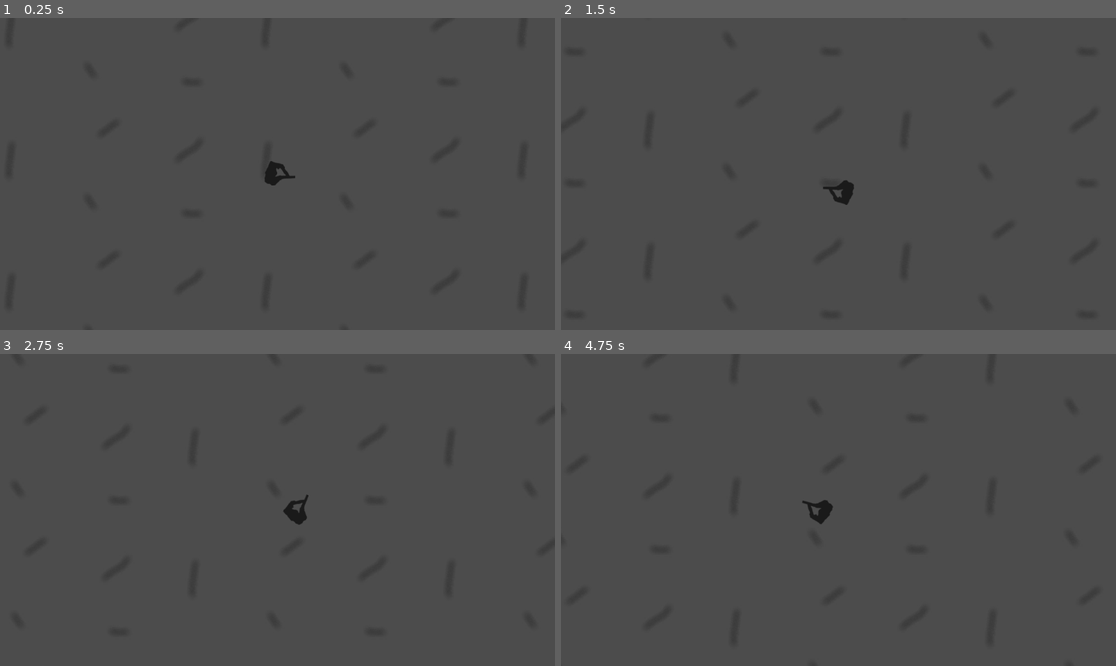
Above: before the commit, frames 1-4 (two rows, left to right).
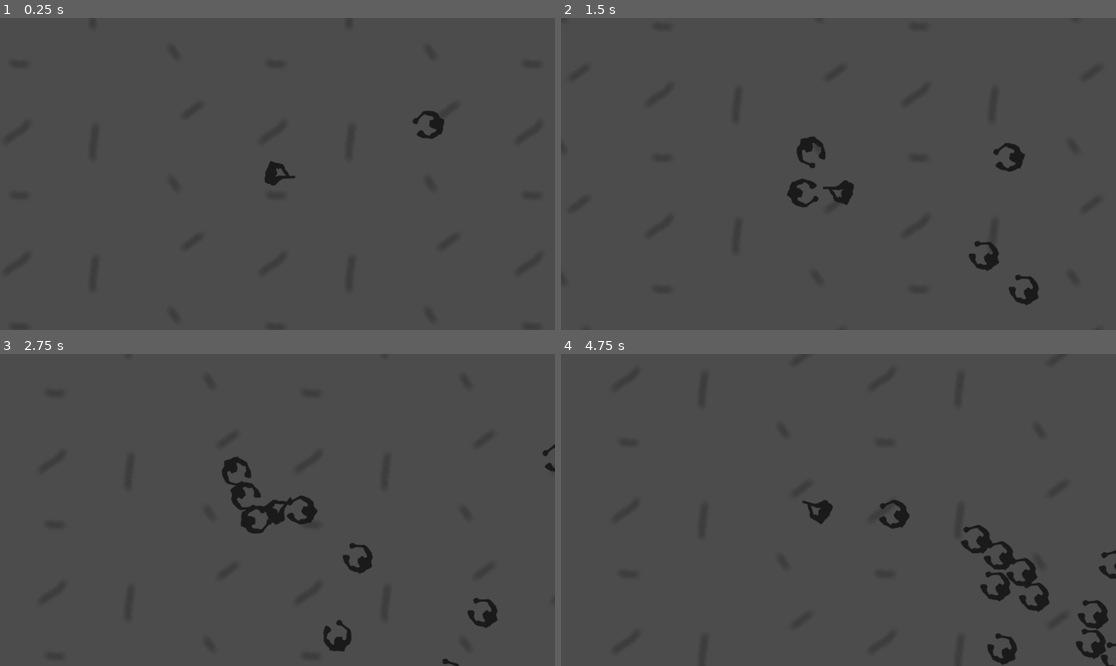
Above: after the commit, the same moments.

Repository: Clearviss/Welna2d
Game: Godot game, scene res://poziom.tscn
The game is run twice, just before and just after one commit, with the same random seed, the same clock (stepped at 60 frames per second) and the same inputs.
Inputs (mouse positions are in pixels of both pictures, inside the frame that each line leads up to):
- Up to frame 1 (0.25 s): no input
- Up to frame 2 (1.5 s): move the mouse to (960, 158) at 0.52 s; press the mouse at (960, 158) at 0.53 s; hold D (move_right) 0.53-1.28 s; move the mouse to (727, 189) at 1.27 s; release the mouse at (727, 189) at 1.28 s; hold Down (move_down) from 1.28 s (still down); click (727, 189) at 1.35 s
- Up to frame 3 (2.75 s): move the mouse to (333, 441) at 2.02 s; release Down (move_down) at 2.03 s; press the mouse at (333, 441) at 2.03 s; hold D (move_right) from 2.03 s (still down)
- Up to frame 4 (4.75 s): move the mouse to (810, 572) at 2.77 s; release D (move_right) at 2.78 s; release the mouse at (810, 572) at 2.78 s; hold Up (move_up) 2.78-3.53 s; click (810, 572) at 2.85 s; move the mouse to (1005, 556) at 3.52 s; press the mouse at (1005, 556) at 3.53 s; hold A (move_left) from 3.53 s (still down); move the mouse to (672, 463) at 4.27 s; release the mouse at (672, 463) at 4.28 s; click (672, 463) at 4.35 s

The runs differ from the first frame. In frame 1, 0.2% of the frame differs, in the area x 74-81%, y 29-39%; in frame 2, 1.2%; in frame 3, 1.9%; in frame 4, 2.2%, in the area x 57-100%, y 46-100%.

Commit message:
enemy & border

Diff:
--- /dev/null
+++ b/Enemies.gd
@@ -0,0 +1,18 @@
+extends Node2D
+
+var Enemy = preload("res://enemy.tscn")
+# Called when the node enters the scene tree for the first time.
+func _ready():
+	pass # Replace with function body.
+
+
+# Called every frame. 'delta' is the elapsed time since the previous frame.
+func _process(delta):
+	pass
+
+
+func _on_timer_timeout():
+	var enemy = Enemy.instantiate()
+	var spawnarea = $"../player/SpawnArea" as ReferenceRect
+	add_child(enemy)
+	enemy.position = spawnarea.position + Vector2(randf() * spawnarea.size.x, randf() * spawnarea.size.y)
--- /dev/null
+++ b/enemy.gd
@@ -0,0 +1,31 @@
+extends CharacterBody2D
+
+
+const MOVE_SPEED = 300.0
+const JUMP_VELOCITY = -400.0
+@onready var raycast = $RayCast2D
+
+var player = null
+
+
+
+func _ready():
+	add_to_group("zombies")
+	player = $"../../player"
+
+
+func _physics_process(delta):
+	if player == null:
+		return
+	var player_pos = player.global_position
+	var vec_to_player = player.global_position - global_position
+	vec_to_player = vec_to_player.normalized()
+	move_and_collide(vec_to_player * MOVE_SPEED * delta)
+
+	if raycast.is_colliding():
+		var coll = raycast.get_collider()
+		if coll.name == "Player":
+			coll.kill()
+	look_at(player_pos)
+func kill():
+	queue_free()
--- a/enemy.tscn
+++ b/enemy.tscn
@@ -1,14 +1,19 @@
-[gd_scene load_steps=3 format=3 uid="uid://bbe1t1rxs5dxq"]
+[gd_scene load_steps=4 format=3 uid="uid://bbe1t1rxs5dxq"]
 
 [ext_resource type="Texture2D" uid="uid://dfih0eny0ulhp" path="res://enemy.png" id="1_4hwd4"]
+[ext_resource type="Script" path="res://enemy.gd" id="1_ks015"]
 
 [sub_resource type="CircleShape2D" id="CircleShape2D_p5s2l"]
-radius = 31.0161
+radius = 27.0185
 
 [node name="Enemy" type="CharacterBody2D"]
+script = ExtResource("1_ks015")
 
 [node name="CollisionShape2D" type="CollisionShape2D" parent="."]
 shape = SubResource("CircleShape2D_p5s2l")
 
 [node name="Sprite2D" type="Sprite2D" parent="."]
 texture = ExtResource("1_4hwd4")
+
+[node name="RayCast2D" type="RayCast2D" parent="."]
+target_position = Vector2(9.22337e+17, 0)
--- /dev/null
+++ b/invisible_wall.tscn
@@ -0,0 +1,15 @@
+[gd_scene load_steps=3 format=3 uid="uid://c0wf3dxajehif"]
+
+[ext_resource type="Texture2D" uid="uid://dlc8k4b45t2ir" path="res://sciana.jpg" id="1_08p1f"]
+
+[sub_resource type="RectangleShape2D" id="RectangleShape2D_ig4v0"]
+
+[node name="Invisible_wall" type="StaticBody2D"]
+
+[node name="CollisionShape2D" type="CollisionShape2D" parent="."]
+scale = Vector2(5000, 1)
+shape = SubResource("RectangleShape2D_ig4v0")
+
+[node name="Sprite2D" type="Sprite2D" parent="."]
+scale = Vector2(5000, 1)
+texture = ExtResource("1_08p1f")
--- a/player.gd
+++ b/player.gd
@@ -1,11 +1,26 @@
 extends CharacterBody2D
+@onready var raycast = $RayCast2D
+var shoot = false
 
-
-
+func _ready():
+	await get_tree()
+	get_tree().call_group("zombies", "set_player", self)
 
 func _process(delta):
 	var direction = Input.get_vector('move_left',"move_right","move_up","move_down")
 	velocity = direction * 500
 	move_and_slide()
+	$SpawnArea.position = position
+
 
 	look_at(get_global_mouse_position())
+	if Input.is_action_pressed("primary_action") and shoot:
+		shoot = false;
+		var coll = raycast.get_collider()
+		if raycast.is_colliding() and coll.has_method("kill"):
+			coll.kill()
+
+
+
+func _on_reload_ammo_timeout():
+	shoot = true # Replace with function body.
--- a/player.tscn
+++ b/player.tscn
@@ -4,7 +4,7 @@
 [ext_resource type="Texture2D" uid="uid://c231rgxw06aj4" path="res://player.png" id="1_ntynm"]
 
 [sub_resource type="CircleShape2D" id="CircleShape2D_caw6y"]
-radius = 29.1548
+radius = 24.0208
 
 [node name="player" type="CharacterBody2D"]
 script = ExtResource("1_l3a2w")
@@ -19,3 +19,12 @@
 [node name="Camera2D" type="Camera2D" parent="."]
 position_smoothing_enabled = true
 position_smoothing_speed = 10.0
+
+[node name="RayCast2D" type="RayCast2D" parent="."]
+target_position = Vector2(999999, 1)
+
+[node name="Reload_ammo" type="Timer" parent="."]
+wait_time = 0.1
+autostart = true
+
+[connection signal="timeout" from="Reload_ammo" to="." method="_on_reload_ammo_timeout"]
--- a/poziom.tscn
+++ b/poziom.tscn
@@ -1,7 +1,12 @@
-[gd_scene load_steps=3 format=3 uid="uid://cci2koy7k1tab"]
+[gd_scene load_steps=7 format=3 uid="uid://cci2koy7k1tab"]
 
 [ext_resource type="PackedScene" uid="uid://dn2lxnpoe2sa3" path="res://player.tscn" id="1_7vjd5"]
 [ext_resource type="Texture2D" uid="uid://xxf67875b5uj" path="res://floor.jpg" id="1_rxvtt"]
+[ext_resource type="Script" path="res://Enemies.gd" id="3_csidb"]
+[ext_resource type="PackedScene" uid="uid://bbe1t1rxs5dxq" path="res://enemy.tscn" id="3_hc2pc"]
+[ext_resource type="PackedScene" uid="uid://c0wf3dxajehif" path="res://invisible_wall.tscn" id="5_l5lm2"]
+
+[sub_resource type="RectangleShape2D" id="RectangleShape2D_0nha7"]
 
 [node name="Poziom" type="Node2D"]
 
@@ -9,6 +14,46 @@
 texture_repeat = 2
 texture = ExtResource("1_rxvtt")
 region_enabled = true
-region_rect = Rect2(-3352.12, -1908.45, 7268.42, 4097.5)
+region_rect = Rect2(-20000, -812.853, 20000, 20000)
 
 [node name="player" parent="." instance=ExtResource("1_7vjd5")]
+
+[node name="SpawnArea" type="ReferenceRect" parent="player"]
+offset_left = -684.0
+offset_top = -418.0
+offset_right = 714.0
+offset_bottom = 421.0
+
+[node name="Enemies" type="Node2D" parent="."]
+script = ExtResource("3_csidb")
+
+[node name="Enemy" parent="Enemies" instance=ExtResource("3_hc2pc")]
+position = Vector2(387, -126)
+
+[node name="Timer" type="Timer" parent="."]
+wait_time = 0.2
+autostart = true
+
+[node name="invisiblewalls" type="Node2D" parent="."]
+
+[node name="Invisible_wall_1" parent="invisiblewalls" instance=ExtResource("5_l5lm2")]
+position = Vector2(0, 7500)
+
+[node name="Invisible_wall_2" parent="invisiblewalls" instance=ExtResource("5_l5lm2")]
+position = Vector2(0, -7500)
+
+[node name="Invisible_wall_3" parent="invisiblewalls" instance=ExtResource("5_l5lm2")]
+position = Vector2(7500, 0)
+rotation = 1.5708
+
+[node name="Invisible_wall_4" parent="invisiblewalls" instance=ExtResource("5_l5lm2")]
+position = Vector2(-7500, 0)
+rotation = 1.5708
+
+[node name="Allowed_to_spawn_area" type="Area2D" parent="."]
+
+[node name="CollisionShape2D" type="CollisionShape2D" parent="Allowed_to_spawn_area"]
+scale = Vector2(725, 725)
+shape = SubResource("RectangleShape2D_0nha7")
+
+[connection signal="timeout" from="Timer" to="Enemies" method="_on_timer_timeout"]
Binary file added: sciana.jpg
Not shown, added: sciana.jpg.import
